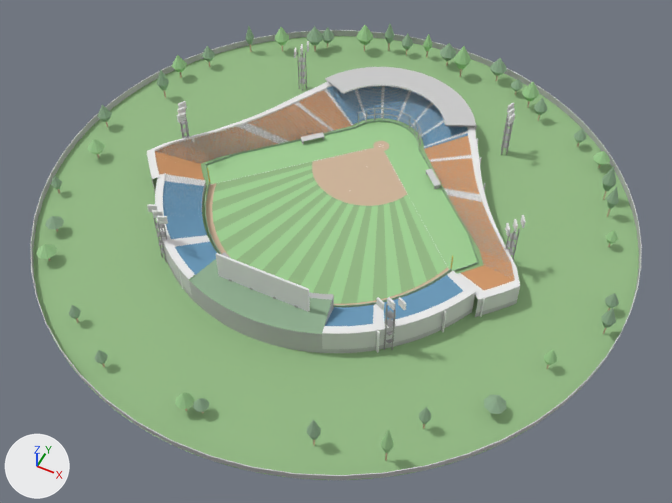
One commit to the OBJ model data/stadiums/standard.obj: the scene before it, then after it.
One viewpoint serves both versions: a 50 mm lens placed at (148.0, -351.0, 339.0), pointed at (11.0, -76.0, -4.0). Arrows for +X, +Y and +Z are at lower left; the lights stay in place. The older version comes first. Where no turn or scale is listed for an object, it has been applied to the vertices.

In view in the first picture: 'backscreen', 'ground_outer', 'outer_wall', 'stand_backstop', 'stand_first', 'stand_outfield_left', 'stand_outfield_right', 'stand_third', 'trees', 'turf_fair', 'turf_foul', 'turf_stripes' and 18 more.
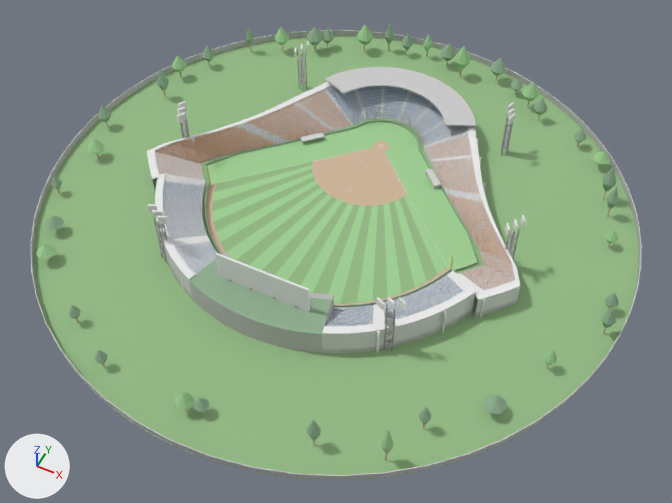
Patch to the scene script:
```diff
--- a/data/stadiums/standard.obj.py
+++ b/data/stadiums/standard.obj.py
@@ me_stand_backstop @@
-me_stand_backstop.from_pydata(...)  # 3549 vertices, 6828 faces; spans x -46.4..46.4, y 7.9..50.0, z 0.0..12.8
+me_stand_backstop.from_pydata(...)  # 8253 vertices, 12316 faces; spans x -46.4..46.4, y 7.9..50.0, z 0.0..12.8
+# me_stand_backstop part 1: 10 vertices moved within x -29.8..29.8, y 18.2..29.8, z 5.0..10.5; 4704 vertices added at x -41.8..42.5, y 8.1..45.3, z 0.4..12.1
+# me_stand_backstop part 2: 2726 faces spanning x -41.9..42.7, y 7.9..45.4, z 0.4..11.8 switch from mat_seat_blue (blue #6c9bbc) to mat_conc_mid (light grey #d6d6d6)
 me_stand_backstop.materials.append(mat_conc_dark)
@@ me_stand_first @@
-me_stand_first.from_pydata(...)  # 1687 vertices, 3180 faces; spans x 21.6..101.6, y -87.3..16.9, z 0.0..12.8
+me_stand_first.from_pydata(...)  # 3871 vertices, 5756 faces; spans x 21.6..101.6, y -87.3..16.9, z 0.0..12.8
+# me_stand_first part 3: 1 vertex moved within x 89.1, y -62.4, z 6.3; 2184 vertices added at x 22.2..98.2, y -80.6..15.5, z 0.4..12.1
+# me_stand_first part 4: 1285 faces spanning x 21.6..98.3, y -80.7..15.5, z 0.4..11.8 switch from mat_seat_red (beige #d69b6c) to mat_conc_mid (light grey #d6d6d6)
 me_stand_first.materials.append(mat_conc_dark)
@@ me_stand_outfield_left @@
-me_stand_outfield_left.from_pydata(...)  # 834 vertices, 1520 faces; spans x -85.0..-28.4, y -136.3..-68.6, z 0.0..14.6
+me_stand_outfield_left.from_pydata(...)  # 1842 vertices, 2672 faces; spans x -85.0..-28.4, y -136.3..-68.6, z 0.0..14.6
+# me_stand_outfield_left part 5: 1008 vertices added at x -80.1..-28.5, y -132.3..-72.9, z 3.9..14.0
+# me_stand_outfield_left part 6: 576 faces spanning x -80.1..-28.4, y -132.5..-72.5, z 3.9..13.6 switch from mat_seat_blue (blue #6c9bbc) to mat_conc_mid (light grey #d6d6d6)
 me_stand_outfield_left.materials.append(mat_conc_dark)
@@ me_stand_outfield_right @@
-me_stand_outfield_right.from_pydata(...)  # 826 vertices, 1508 faces; spans x 28.4..85.0, y -136.3..-68.6, z 0.0..14.6
+me_stand_outfield_right.from_pydata(...)  # 1834 vertices, 2660 faces; spans x 28.4..85.0, y -136.3..-68.6, z 0.0..14.6
+# me_stand_outfield_right part 7: 1008 vertices added at x 28.5..80.1, y -132.3..-72.9, z 3.9..14.0
+# me_stand_outfield_right part 8: 576 faces spanning x 28.4..80.1, y -132.5..-72.5, z 3.9..13.6 switch from mat_seat_blue (blue #6c9bbc) to mat_conc_mid (light grey #d6d6d6)
 me_stand_outfield_right.materials.append(mat_conc_dark)
@@ me_stand_third @@
-me_stand_third.from_pydata(...)  # 1679 vertices, 3168 faces; spans x -101.6..-21.6, y -87.3..16.9, z 0.0..12.8
+me_stand_third.from_pydata(...)  # 3947 vertices, 5856 faces; spans x -101.6..-21.6, y -87.3..16.9, z 0.0..12.8
+# me_stand_third part 9: 4 vertices moved within x -89.1..-74.2, y -79.3..-62.4, z 4.6..8.4; 2268 vertices added at x -98.2..-22.2, y -84.3..15.5, z 0.4..12.1
+# me_stand_third part 10: 1338 faces spanning x -98.3..-21.6, y -84.4..15.5, z 0.4..11.8 switch from mat_seat_red (beige #d69b6c) to mat_conc_mid (light grey #d6d6d6)
 me_stand_third.materials.append(mat_conc_dark)
```

Boxes [x1, y1, x2, y2] around the edits, measured in the pictures (672 x 503 px):
part 1 of me_stand_backstop, built on
    before: [350, 88, 443, 134]
    after: [327, 86, 468, 145]
part 2 of me_stand_backstop, recoloured (blue to light grey)
    both: [328, 86, 468, 149]
part 3 of me_stand_first, built on
    before: [492, 257, 500, 276]
    after: [425, 135, 515, 290]
part 4 of me_stand_first, recoloured (beige to light grey)
    both: [424, 136, 514, 290]
part 5 of me_stand_outfield_left, added
    after: [163, 181, 215, 273]
part 6 of me_stand_outfield_left, recoloured (blue to light grey)
    both: [163, 181, 217, 275]
part 7 of me_stand_outfield_right, added
    after: [326, 276, 462, 326]
part 8 of me_stand_outfield_right, recoloured (blue to light grey)
    both: [325, 275, 463, 326]
part 9 of me_stand_third, built on (mostly hidden before)
    before: [176, 150, 196, 178]
    after: [155, 90, 351, 178]
part 10 of me_stand_third, recoloured
    both: [155, 91, 351, 180]
